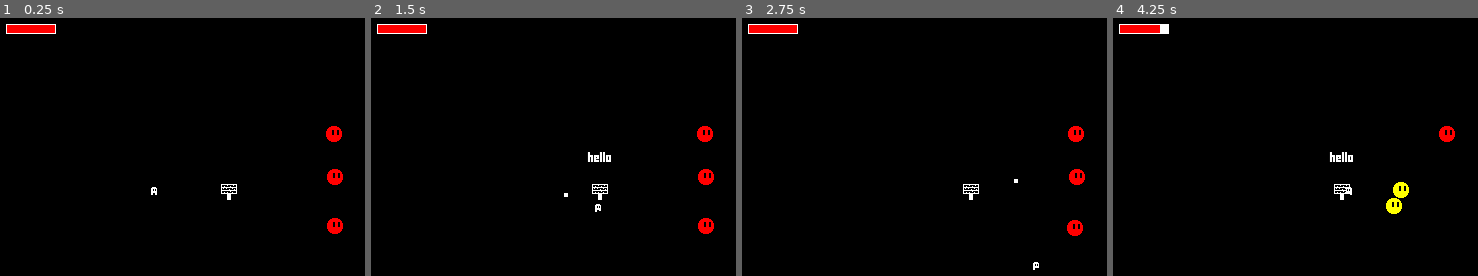
Above: before the commit, frames 1-4 (left to right).
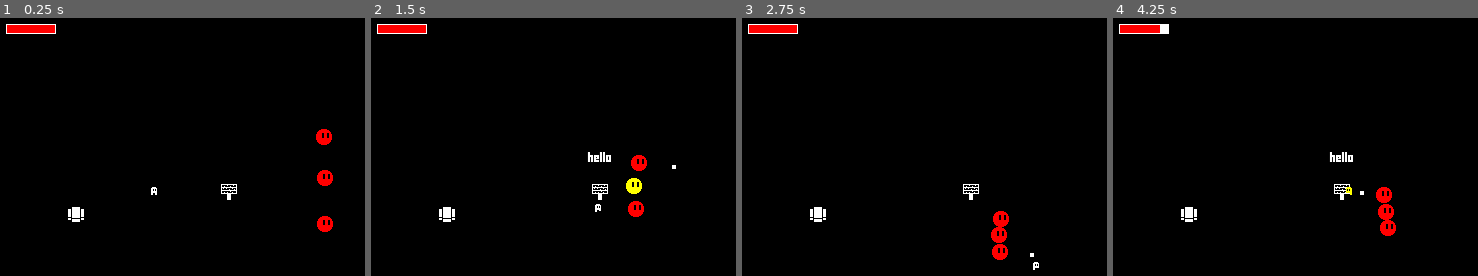
Above: after the commit, the same moments.

Repository: gazer500/TopDownRoguelike
Game: Godot game, scene res://scenes/test.tscn
Same seed, same stepped clock (60 frames per second), same inputs: the game is played once before the commit and once after it.
Inputs (mouse positions are in pixels of both pictures, inside the frame that each line leads up to):
- Up to frame 1 (0.25 s): no input
- Up to frame 2 (1.5 s): move the mouse to (706, 157) at 0.52 s; press the mouse at (706, 157) at 0.53 s; hold Right (ui_right) 0.53-1.28 s; move the mouse to (506, 188) at 1.27 s; release the mouse at (506, 188) at 1.28 s; hold Down (ui_down) from 1.28 s (still down); click (506, 188) at 1.35 s
- Up to frame 3 (2.75 s): move the mouse to (1023, 103) at 2.02 s; release Down (ui_down) at 2.03 s; press the mouse at (1023, 103) at 2.03 s; hold Right (ui_right) from 2.03 s (still down)
- Up to frame 4 (4.25 s): move the mouse to (1321, 237) at 2.77 s; release Right (ui_right) at 2.78 s; release the mouse at (1321, 237) at 2.78 s; hold Up (ui_up) 2.78-3.53 s; click (1321, 237) at 2.85 s; move the mouse to (outside the picture) at 3.52 s; press the mouse at (outside the picture) at 3.53 s; hold Left (ui_left) from 3.53 s (still down)

The runs differ from the first frame. In frame 1, 1.1% of the frame differs, in the area x 18-94%, y 41-84%; in frame 2, 1.4%; in frame 3, 1.4%; in frame 4, 1.4%.

Commit message:
weapon system updated
created additional shotgun type weapon and created object to pick up new weapons

Diff:
--- a/project.godot
+++ b/project.godot
@@ -29,6 +29,7 @@
 window/size/viewport_height=320
 window/stretch/mode="canvas_items"
 window/stretch/scale_mode="integer"
+mouse_cursor/custom_image="res://sprites/Cursor.png"
 
 [input]
 
--- a/scenes/pistol.tscn
+++ b/scenes/pistol.tscn
@@ -5,3 +5,10 @@
 [node name="Pistol" type="Node2D"]
 script = ExtResource("1_80a6g")
 attack_type = 1
+weapon_stats = {
+"attack_delay": 0.8,
+"damage": 1.0,
+"pierce": 2,
+"proj_speed": 40,
+"range": 6
+}
--- a/scenes/player.tscn
+++ b/scenes/player.tscn
@@ -91,6 +91,8 @@
 script = ExtResource("1_151nc")
 move_speed = 100
 
+[node name="Pistol" parent="." instance=ExtResource("4_pk5po")]
+
 [node name="PlayerStateMachine" type="Node" parent="."]
 script = ExtResource("2_eupfi")
 
@@ -100,5 +102,3 @@
 
 [node name="CollisionShape2D" type="CollisionShape2D" parent="."]
 shape = SubResource("RectangleShape2D_np0s5")
-
-[node name="Pistol" parent="." instance=ExtResource("4_pk5po")]
--- /dev/null
+++ b/scenes/shotgun.tscn
@@ -0,0 +1,15 @@
+[gd_scene load_steps=2 format=3 uid="uid://xowyueq65iye"]
+
+[ext_resource type="Script" path="res://scripts/shotgun.gd" id="1_dojxe"]
+
+[node name="Shotgun" type="Node2D"]
+script = ExtResource("1_dojxe")
+projectile_spread = 20.0
+attack_type = 1
+weapon_stats = {
+"attack_delay": 1.2,
+"damage": 0.6,
+"pierce": 1,
+"proj_speed": 40,
+"range": 3
+}
--- a/scenes/test.tscn
+++ b/scenes/test.tscn
@@ -1,10 +1,13 @@
-[gd_scene load_steps=6 format=3 uid="uid://bvwourjvb6idw"]
+[gd_scene load_steps=9 format=3 uid="uid://bvwourjvb6idw"]
 
 [ext_resource type="Script" path="res://scripts/floor.gd" id="1_a7ml4"]
 [ext_resource type="PackedScene" uid="uid://b57hmx6n8jvwq" path="res://scenes/default_ui.tscn" id="1_ijilg"]
 [ext_resource type="PackedScene" uid="uid://cxiu7wnj6y1n3" path="res://scenes/player.tscn" id="2_68uuv"]
 [ext_resource type="PackedScene" uid="uid://biydspjmwnk52" path="res://scenes/slime.tscn" id="3_jv6ld"]
 [ext_resource type="PackedScene" uid="uid://dtm77puy02tfk" path="res://scenes/sign.tscn" id="5_sjtb5"]
+[ext_resource type="PackedScene" uid="uid://bcdh1carghsgg" path="res://scenes/weapon_pickup.tscn" id="6_84vv7"]
+[ext_resource type="PackedScene" uid="uid://xowyueq65iye" path="res://scenes/shotgun.tscn" id="7_k5u8e"]
+[ext_resource type="Texture2D" uid="uid://cd83isfx70cme" path="res://sprites/Shotgun.png" id="8_cayst"]
 
 [node name="Test" type="Node2D" node_paths=PackedStringArray("camera")]
 script = ExtResource("1_a7ml4")
@@ -29,3 +32,12 @@
 
 [node name="Camera2D" type="Camera2D" parent="."]
 anchor_mode = 0
+
+[node name="WeaponPickup" parent="." instance=ExtResource("6_84vv7")]
+position = Vector2(84, 202)
+collision_layer = 0
+collision_mask = 2
+weapon = ExtResource("7_k5u8e")
+
+[node name="Sprite2D" type="Sprite2D" parent="WeaponPickup"]
+texture = ExtResource("8_cayst")
--- /dev/null
+++ b/scenes/weapon_pickup.tscn
@@ -0,0 +1,14 @@
+[gd_scene load_steps=3 format=3 uid="uid://bcdh1carghsgg"]
+
+[ext_resource type="Script" path="res://scripts/weapon_pickup.gd" id="1_ry02m"]
+
+[sub_resource type="RectangleShape2D" id="RectangleShape2D_mle0c"]
+size = Vector2(24, 24)
+
+[node name="WeaponPickup" type="Area2D"]
+script = ExtResource("1_ry02m")
+
+[node name="CollisionShape2D" type="CollisionShape2D" parent="."]
+shape = SubResource("RectangleShape2D_mle0c")
+
+[connection signal="body_entered" from="." to="." method="_on_body_entered"]
--- a/scripts/projectile.gd
+++ b/scripts/projectile.gd
@@ -18,8 +18,6 @@
 
 
 func _ready():
-	var angle = global_position.angle_to_point(get_global_mouse_position())
-	move_direction = Vector2(cos(angle), sin(angle))
 	velocity = move_direction * proj_stats["proj_speed"] * Global.TILE_SIZE
 
 
--- /dev/null
+++ b/scripts/shotgun.gd
@@ -0,0 +1,14 @@
+extends Weapon
+class_name Shotgun
+
+
+@export var projectile_count := 5
+@export var projectile_spread := 45.0
+
+
+func spawn_projectile(instance):
+	for i in projectile_count:
+		instance = init_projectile()
+		var angle = global_position.angle_to_point(get_global_mouse_position()) - deg_to_rad(projectile_spread / 2) + deg_to_rad(projectile_spread / projectile_count * 2) * i
+		instance.move_direction = Vector2(cos(angle), sin(angle))
+		super.spawn_projectile(instance)
--- a/scripts/slime_sm.gd
+++ b/scripts/slime_sm.gd
@@ -1,8 +1,8 @@
 extends StateMachine
 class_name SlimeSM
 
-@export var chase_range := 8
-@export var idle_range := 16
+@export var chase_range := 60
+@export var idle_range := 600
 @onready var player : Player = get_tree().get_first_node_in_group("player")
 
 func _ready():
--- a/scripts/weapon.gd
+++ b/scripts/weapon.gd
@@ -37,15 +37,16 @@
 	)
 
 	if fire_button_active and not _on_cooldown:
-		spawn_projectile()
+		spawn_projectile(init_projectile())
 		_on_cooldown = true
 		await get_tree().create_timer(weapon_stats["attack_delay"] * player.player_stats["attack_delay_mult"]).timeout
 		_on_cooldown = false
 
-
-func spawn_projectile():
+func init_projectile():
 	var instance = projectile.instantiate()
 	instance.global_position = global_position
+	var angle = global_position.angle_to_point(get_global_mouse_position())
+	instance.move_direction = Vector2(cos(angle), sin(angle))
 
 	var new_stats = {}
 	if player != null:
@@ -55,4 +56,8 @@
 		new_stats["proj_speed"] = weapon_stats["proj_speed"]
 
 	instance.proj_stats = new_stats
+
+	return instance
+
+func spawn_projectile(instance):
 	player.add_sibling(instance)
--- /dev/null
+++ b/scripts/weapon_pickup.gd
@@ -0,0 +1,16 @@
+extends Area2D
+class_name WeaponPickup
+
+
+@export var weapon : PackedScene = load("res://scenes/pistol.tscn")
+
+func _on_body_entered(body):
+	var instance = weapon.instantiate()
+
+	if body is Player and instance is Weapon:
+		for i in body.get_children():
+			if i is Weapon:
+				i.queue_free()
+
+		body.add_child(instance)
+		queue_free()
Binary file added: sprites/Pistol.png
Not shown, added: sprites/Pistol.png.import
Binary file added: sprites/Shotgun.png
Not shown, added: sprites/Shotgun.png.import
